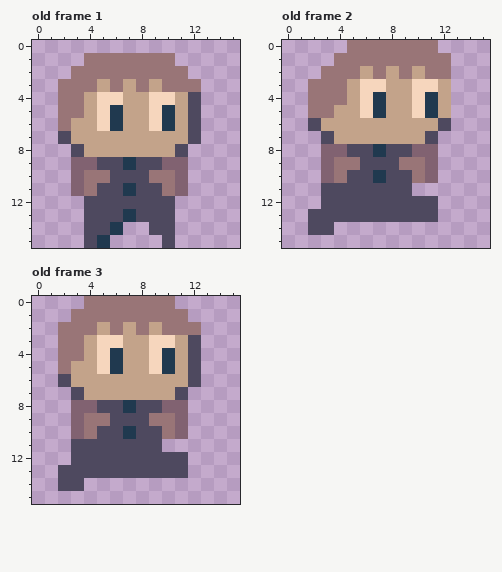
Pixel-art file -- assets/ase/player.aseprite. The first picture shows the starting point.
16x16 pixels, 3 frames. Shown: old frame 1, old frame 2, old frame 3. The commit also changed other frames, which this record leaves out.
Now the later version:
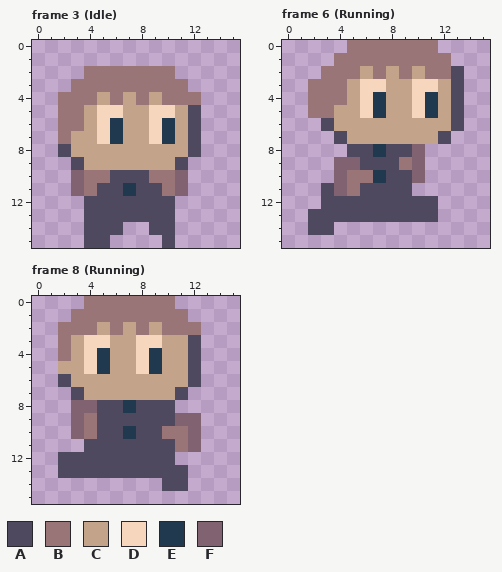
Palette (. is transparent): A #4e495f  B #997577  C #c3a38a  D #f6d6bd  E #20394f  F #816271
A new or re-ordered frame is compared with the old frame closest to it.
Change:
frames 3 -> 8
frames re-ordered
Frame 3 (Idle) against old frame 1, layer "Layer 2":
The author put colour A in row 8 at x 2 and 12.
Colour E becomes colour A in row 13 at x 7; in row 14 at x 6; in row 15 at x 5.
Colour F becomes colour A in row 9 at x 3 and 11.
Colour A becomes colour B in row 4 at x 12; in row 7 at x 2.
Colour C becomes colour B in row 3 at x 5, 7 and 9; in row 4 at x 4, 8 and 11; in row 6 at x 3.
Colour D becomes colour B in row 4 at x 6 and 10.
Colour A becomes colour C in row 8 at x 3 and 11; in row 9 at x 5 to 6 and 8 to 9.
Colour D becomes colour C in row 4 at x 5 and 9.
Colour E becomes colour C in row 9 at x 7.
Colour F becomes colour C in row 9 at x 4 and 10.
Colour C becomes colour D in row 7 at x 5 and 9.
Colour E becomes colour D in row 5 at x 6 and 10.
Colour C becomes colour E in row 7 at x 6 and 10.
The author cleared colour B in row 1 at x 4 to 10; in row 2 at x 3 and 11; in row 3 at x 2 and 12.
Frame 6 (Running) is new; against old frame 2, layer "Layer 2":
The author put colour A in rows 2 to 6 at x 13; in row 7 at x 12.
Colour C becomes colour A in row 6 at x 3; in row 7 at x 4.
Colour A becomes colour B in row 10 at x 5 to 6; in row 11 at x 5.
Colour A becomes colour C in row 6 at x 12; in row 7 at x 11.
Colour A becomes colour F in row 11 at x 4.
Colour B becomes colour F in row 9 at x 4 to 5 and 10; in row 10 at x 4 and 10.
The author cleared colour A in row 6 at x 2; in row 7 at x 3.
The author cleared colour F in row 8 at x 3 to 4 and 11; in rows 9 to 10 at x 3 and 11.
Frame 8 (Running) is new; against old frame 3, layer "Layer 2":
The author put colour A in row 11 at x 10; in row 12 at x 2; in row 14 at x 10 to 11.
Colour B becomes colour A in row 9 at x 5 and 9 to 10.
Colour F becomes colour A in row 8 at x 10.
The author put colour B in row 11 at x 11.
Colour F becomes colour B in row 10 at x 11.
Colour B becomes colour C in rows 3 to 4 at x 3; in row 5 at x 2.
Colour D becomes colour C in row 3 at x 6 and 10.
Colour E becomes colour C in rows 4 to 5 at x 6 and 10.
Colour C becomes colour D in rows 3 to 5 at x 4 and 8.
Colour D becomes colour E in rows 4 to 5 at x 5 and 9.
The author put colour F in rows 9 to 11 at x 12.
The author cleared colour A in row 11 at x 3; in row 12 at x 11; in row 14 at x 2 to 3.
The author cleared colour F in row 8 at x 11.
Changed places in both pictures, as pixel boxes (x1, y1, x2, y2):
changed: (58, 53, 201, 248)
changed: (308, 66, 464, 196)
changed: (58, 335, 201, 491)
